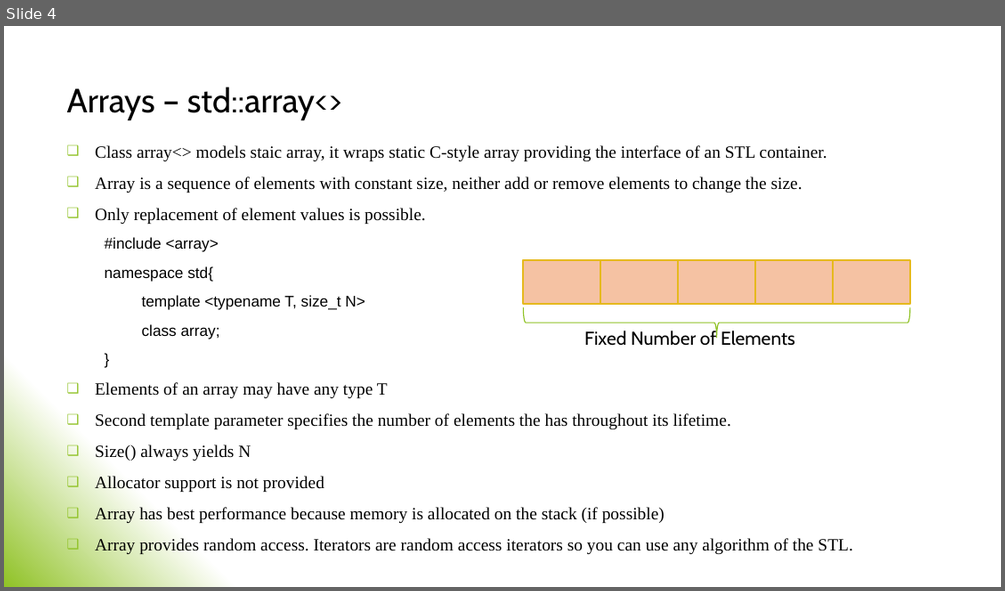
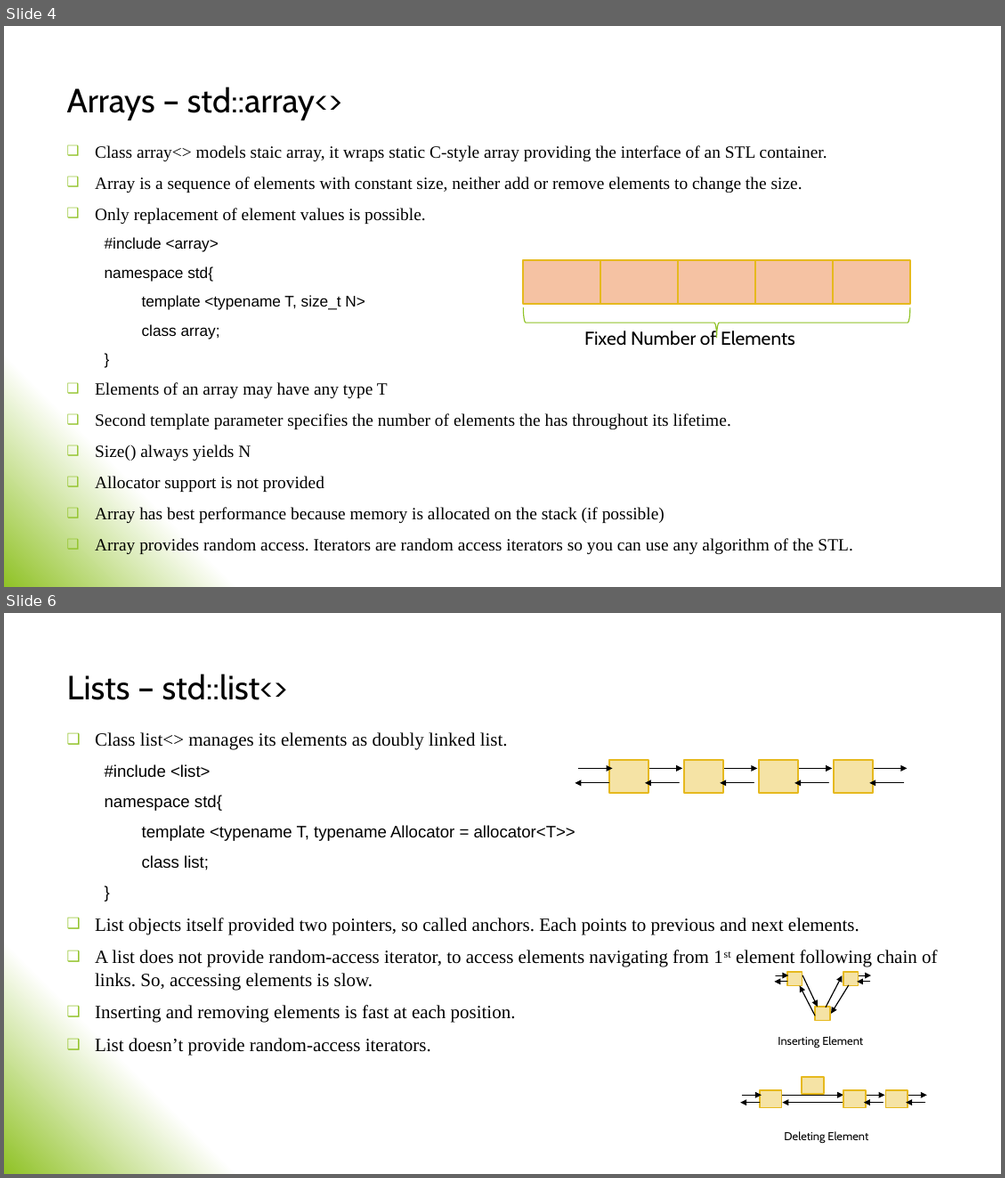
Before and after one commit to ashish7shelke/Cpp_Programming, a slide deck: Cpp_STL_Nicolai_Josuttis/07_STL_Containers/STL_Containers.pptx. Shown one above the other, each under a label of ours: slide 4 before the commit, slides 4 and 6 after it; the slides between them are not shown. The pictures are 1005x591 and 1005x1178 pixels, drawn with LibreOffice and Linux fonts; fonts in the diff are those of the drawing. Boxes give left, top, right and bottom in pixels: in the first picture for what was removed or moved away, otherwise in the second. Text is boxed around its words. In the diff, an @@ line names an element or a change of style, - is before the commit and + after.

Commit message:
STL std::list<>

```diff
--- a/Cpp_STL_Nicolai_Josuttis/07_STL_Containers/STL_Containers.pptx
+++ b/Cpp_STL_Nicolai_Josuttis/07_STL_Containers/STL_Containers.pptx
@@ slide 6 added at [4, 613, 1001, 1174], background gradient #FFFFFF to #90C226 @@
@@ title added at [67, 674, 288, 700], 32.4 pt, text #000000 @@
+Lists – std::list<>
@@ text added at [95, 732, 937, 1055], 18 pt, text #000000 @@
+❑ Class list<> manages its elements as doubly linked list.
+  #include <list>
+  namespace std{
+  template <typename T, typename Allocator = allocator<T>>
+  class list;
+  }
+❑ List objects itself provided two pointers, so called anchors. Each points to previous and next elements.
+❑ A list does not provide random-access iterator, to access elements navigating from 1st element following chain of links. So, accessing elements is slow.
+❑ Inserting and removing elements is fast at each position.
+❑ List doesn’t provide random-access iterators.
@@ group added at [575, 760, 907, 793]: 10 arrows, 4 rectangles @@
@@ group added at [774, 972, 872, 1047]: 8 arrows, 3 rectangles, 1 text @@
+Inserting Element
@@ group added at [741, 1077, 927, 1143]: 8 arrows, 4 rectangles, 1 text @@
+Deleting Element
```
Also in this commit, not shown: 1 slide changed, 2 other files.
